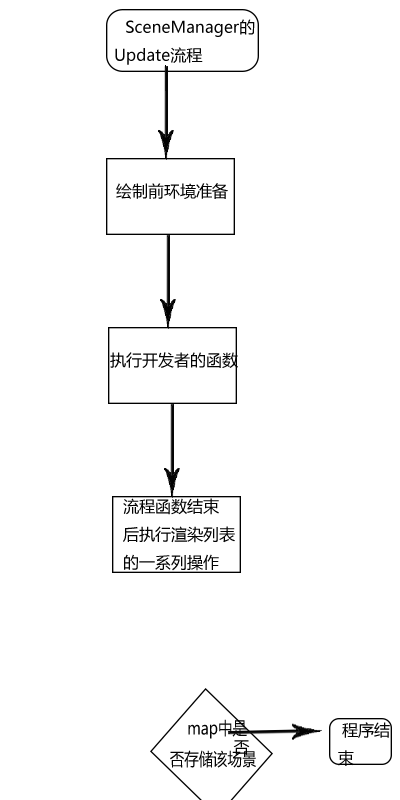
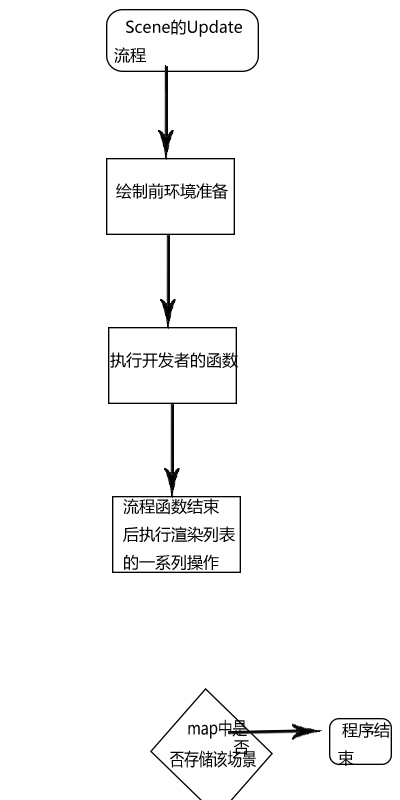
Before/after of a 400 × 800 layered artwork. What changed in the layer stack:
renamed "SceneManager的Update流程" to "Scene的Update流程", painted on it over [114, 19, 255, 65]
